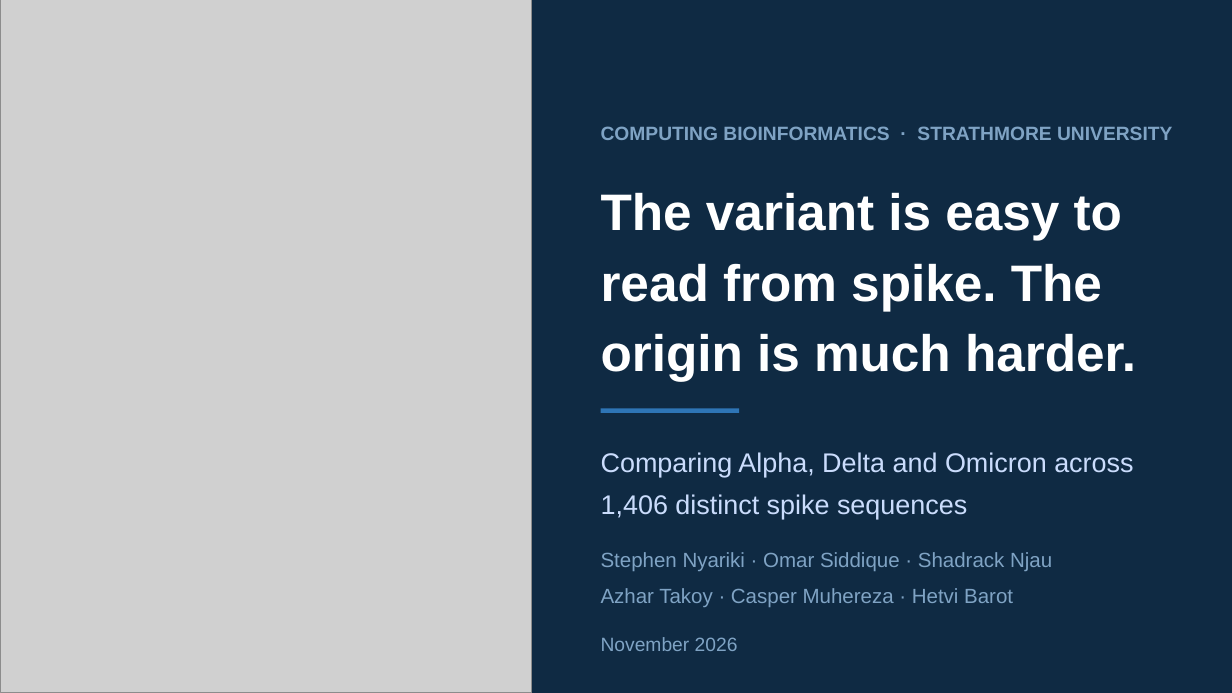
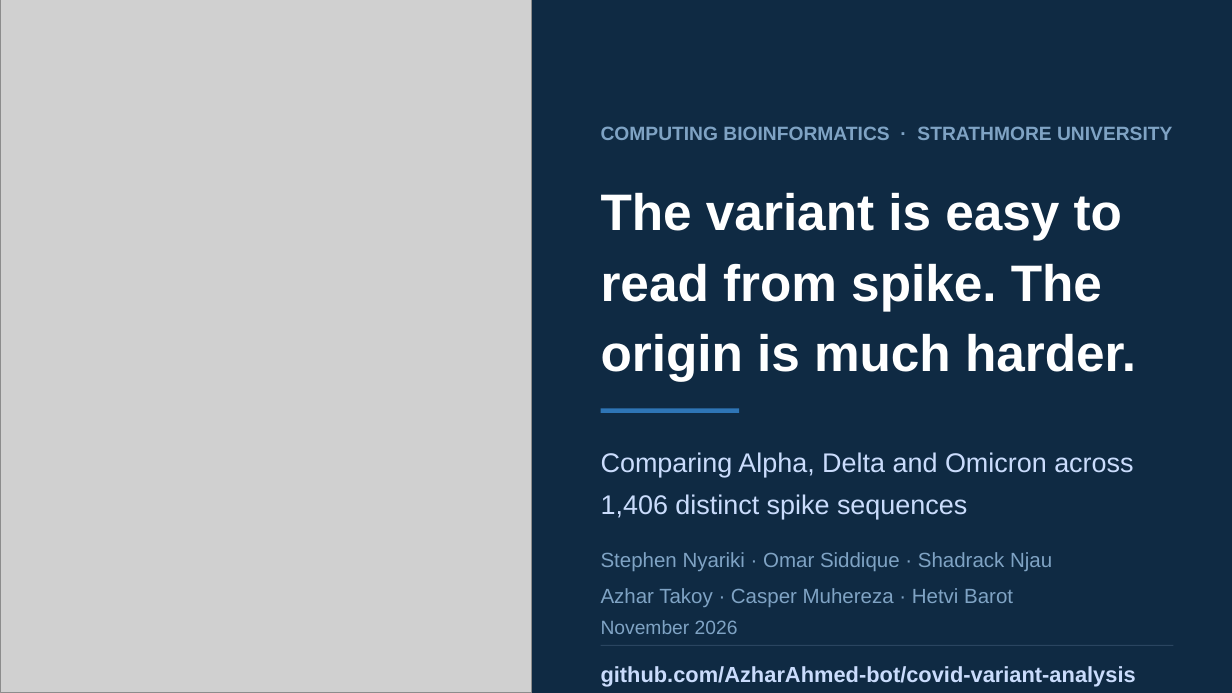
Before and after one commit to AzharAhmed-bot/covid-variant-analysis, a slide deck: slide 1 of deliverables/spike_variation_presentation.pptx. Drawn at 1232x693 pixels with LibreOffice and Linux fonts; fonts in the diff are those of the drawing; grey boxes stand for pictures. Boxes give left, top, right and bottom in pixels: in the first picture for what was removed or moved away, otherwise in the second. Text is boxed around its words. In the diff, an @@ line names an element or a change of style, - is before the commit and + after.

```diff
--- a/deliverables/spike_variation_presentation.pptx
+++ b/deliverables/spike_variation_presentation.pptx
@@ text "November 2026": place and size @@
-text "November 2026" at bbox=[601, 637, 738, 651]
+text "November 2026" at bbox=[601, 620, 738, 634]
@@ rectangle added at bbox=[601, 645, 1174, 646], fill #2A4560 @@
@@ text added at bbox=[601, 666, 1136, 687], 17 pt, text #CADCFC, bold @@
+github.com/AzharAhmed-bot/covid-variant-analysis
```
Also in this commit, not shown: 1 other slide changed, 1 other file.
